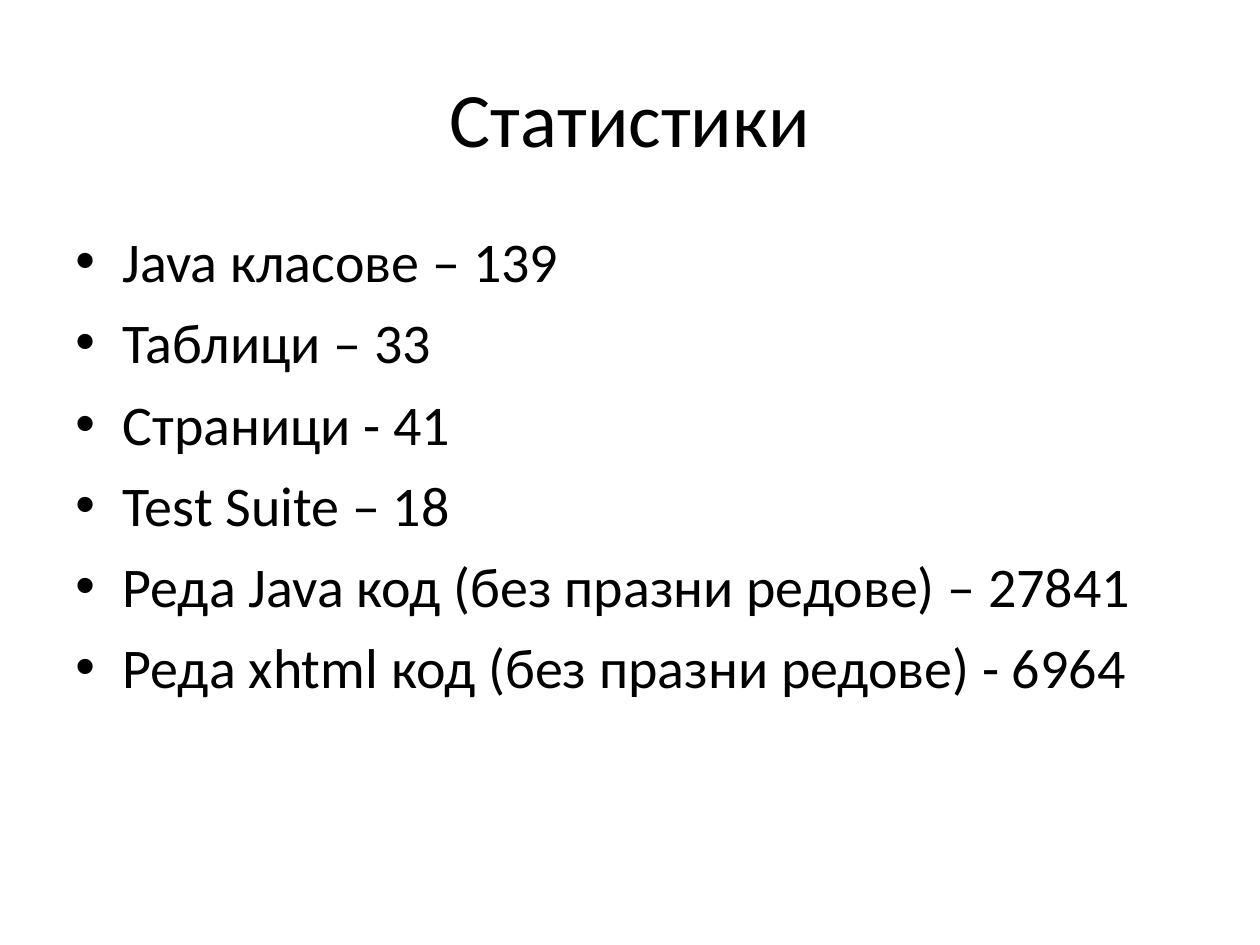
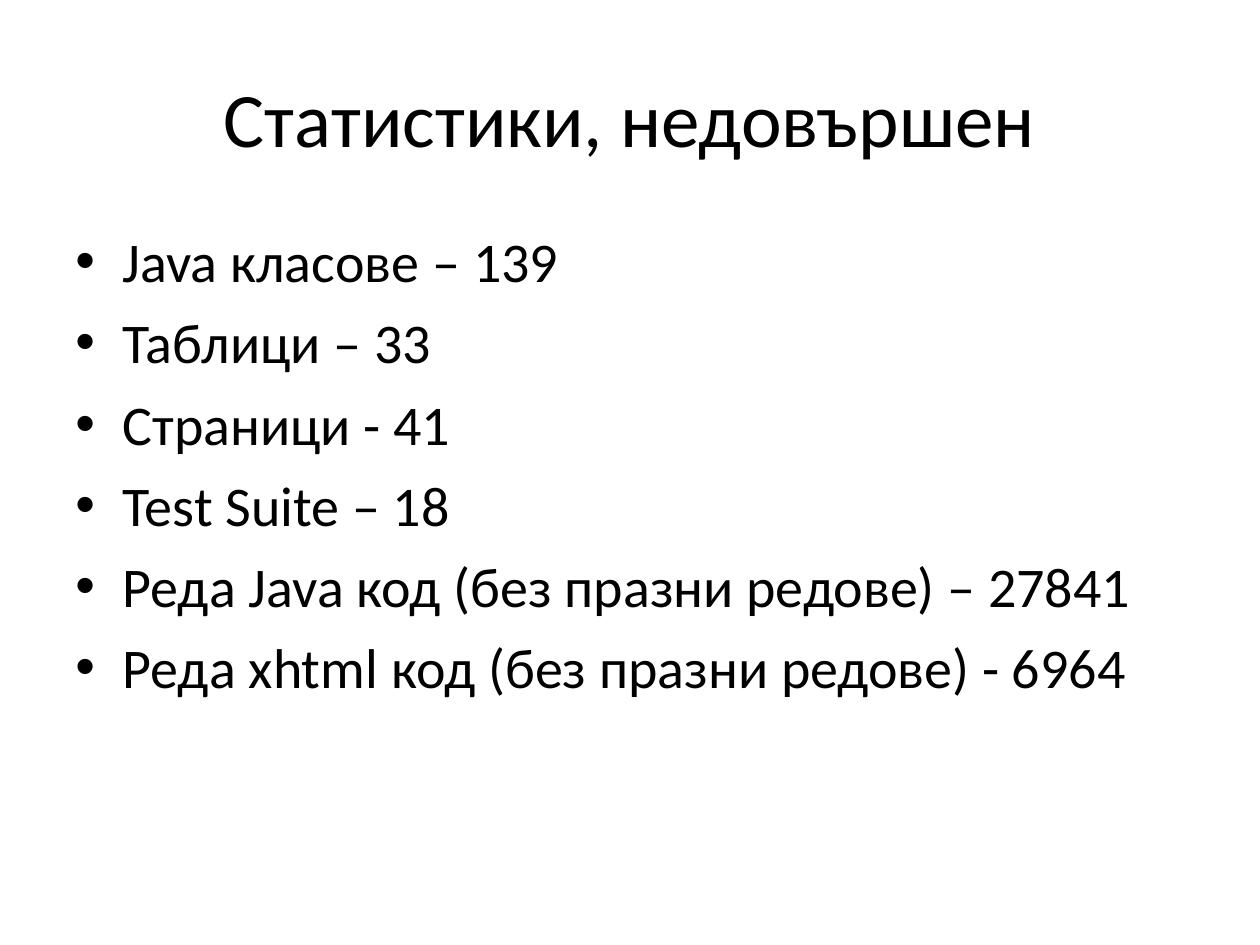
Before and after one commit to jasimcse/team2-strawberry, a slide deck: slide 33 of prezentaciq/venci.ppt (slide 19 before the commit). Drawn at 1260x945 pixels with LibreOffice and Linux fonts; fonts in the diff are those of the drawing. Boxes give left, top, right and bottom in pixels: in the first picture for what was removed or moved away, otherwise in the second. Text is boxed around its words. In the diff, an @@ line names an element or a change of style, - is before the commit and + after.

```diff
--- a/prezentaciq/venci.ppt
+++ b/prezentaciq/venci.ppt
@@ title at box(224, 97, 1034, 160): text changed @@
-Статистики
+Статистики, недовършен
```
Also in this commit, not shown: 8 other slides changed, 20 slides added, 4 slides removed.
